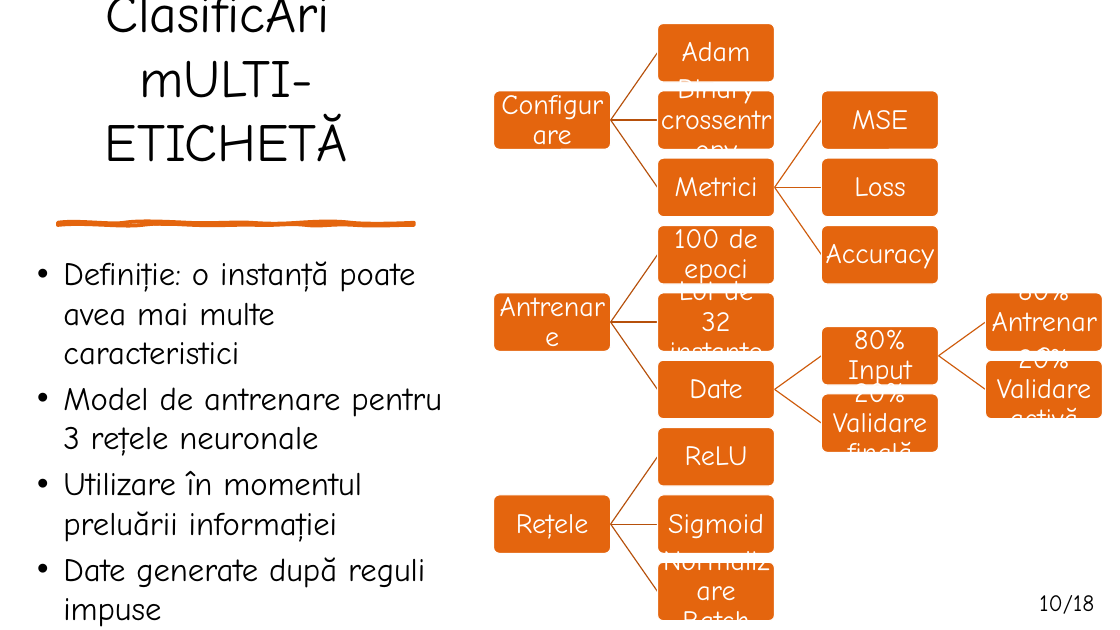
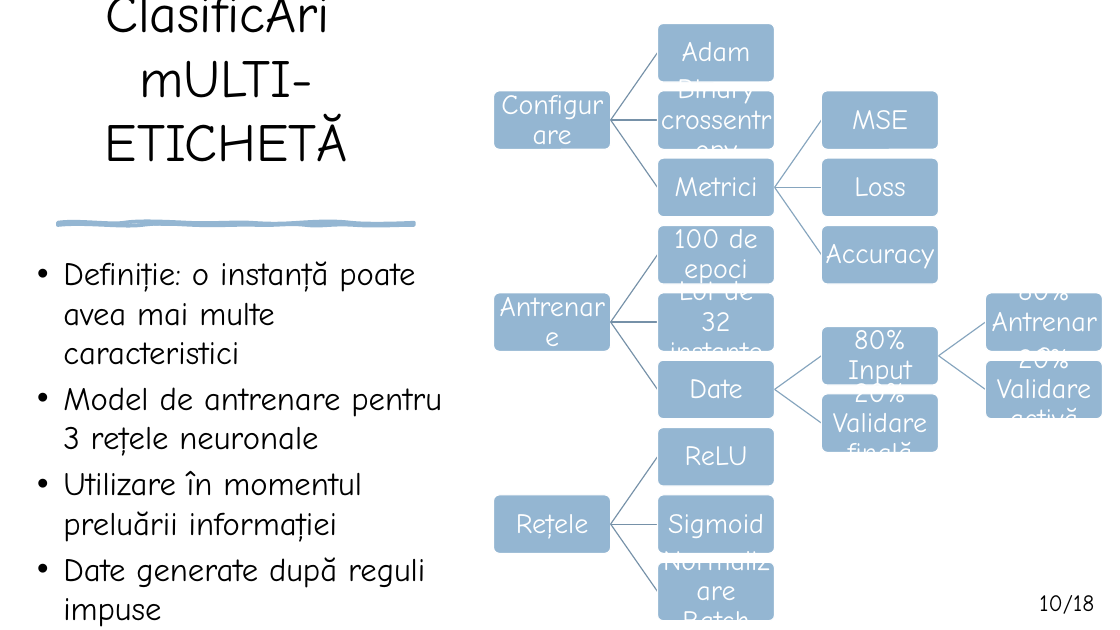
Before and after one commit to matei-rares-a/acas, a slide deck: slide 10 of docs/prezentare/matei_rares_prezentare - Copy.pptx. Drawn at 1120x630 pixels with LibreOffice and Linux fonts; fonts in the diff are those of the drawing. Boxes give left, top, right and bottom in pixels: in the first picture for what was removed or moved away, otherwise in the second. Text is boxed around its words. In the diff, an @@ line names an element or a change of style, - is before the commit and + after.

```diff
--- a/docs/prezentare/matei_rares_prezentare - Copy.pptx
+++ b/docs/prezentare/matei_rares_prezentare - Copy.pptx
@@ freeform shape at bbox=[58, 223, 414, 225]: fill #E4650E to #94B6D2; outline #E4650E 3 pt to #94B6D2 3 pt @@
@@ outline #CF5C0D 1 pt to #86A5BF 1 pt in 7 elements at bbox=[774, 119, 822, 188], bbox=[775, 187, 822, 188], bbox=[774, 187, 822, 255], bbox=[775, 355, 823, 391], bbox=[938, 322, 986, 357], bbox=[938, 355, 986, 391], bbox=[775, 389, 823, 424] @@
@@ outline #B7510B 1 pt to #7792A8 1 pt in 9 elements at bbox=[610, 52, 659, 121], bbox=[611, 119, 658, 121], bbox=[610, 119, 659, 188], bbox=[610, 254, 659, 322], bbox=[611, 321, 658, 323], bbox=[610, 322, 659, 391], bbox=[610, 456, 659, 525], bbox=[611, 523, 658, 525], bbox=[610, 524, 659, 592] @@
@@ fill #E4650E to #94B6D2 in 19 elements at bbox=[494, 91, 611, 150], bbox=[658, 24, 775, 82], bbox=[658, 91, 775, 150], bbox=[658, 158, 775, 217], bbox=[822, 91, 939, 150], bbox=[822, 158, 939, 217], bbox=[822, 225, 939, 284], bbox=[494, 293, 611, 352], bbox=[658, 225, 775, 284], bbox=[658, 293, 775, 352], bbox=[658, 360, 775, 419], bbox=[822, 327, 939, 386], bbox=[986, 293, 1102, 352], bbox=[986, 360, 1102, 419], bbox=[822, 394, 939, 453], bbox=[494, 495, 611, 554], bbox=[658, 428, 775, 486], bbox=[658, 495, 775, 554], bbox=[658, 562, 775, 621] @@
```
Also in this commit, not shown: 15 other slides changed.
